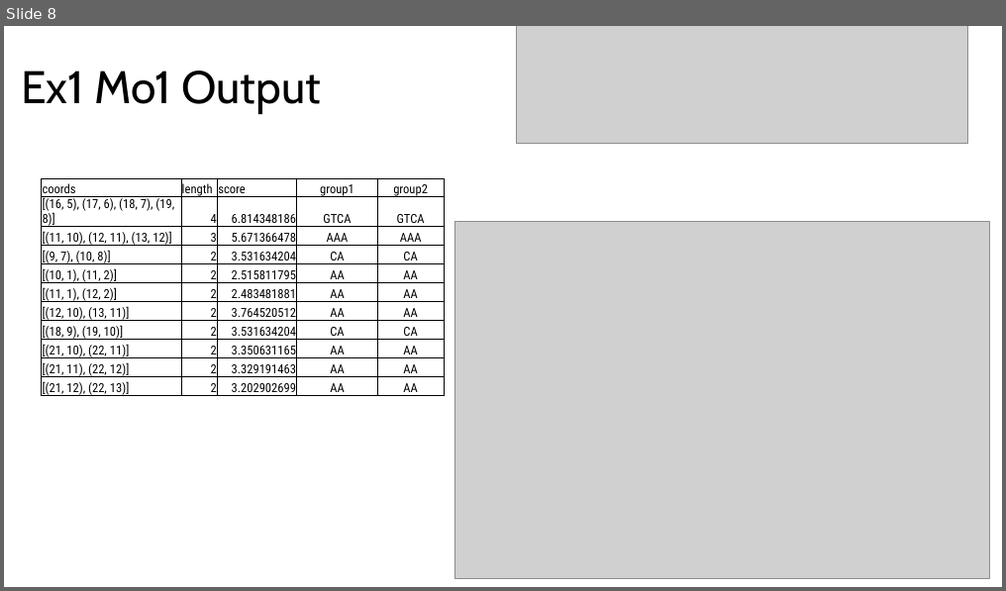
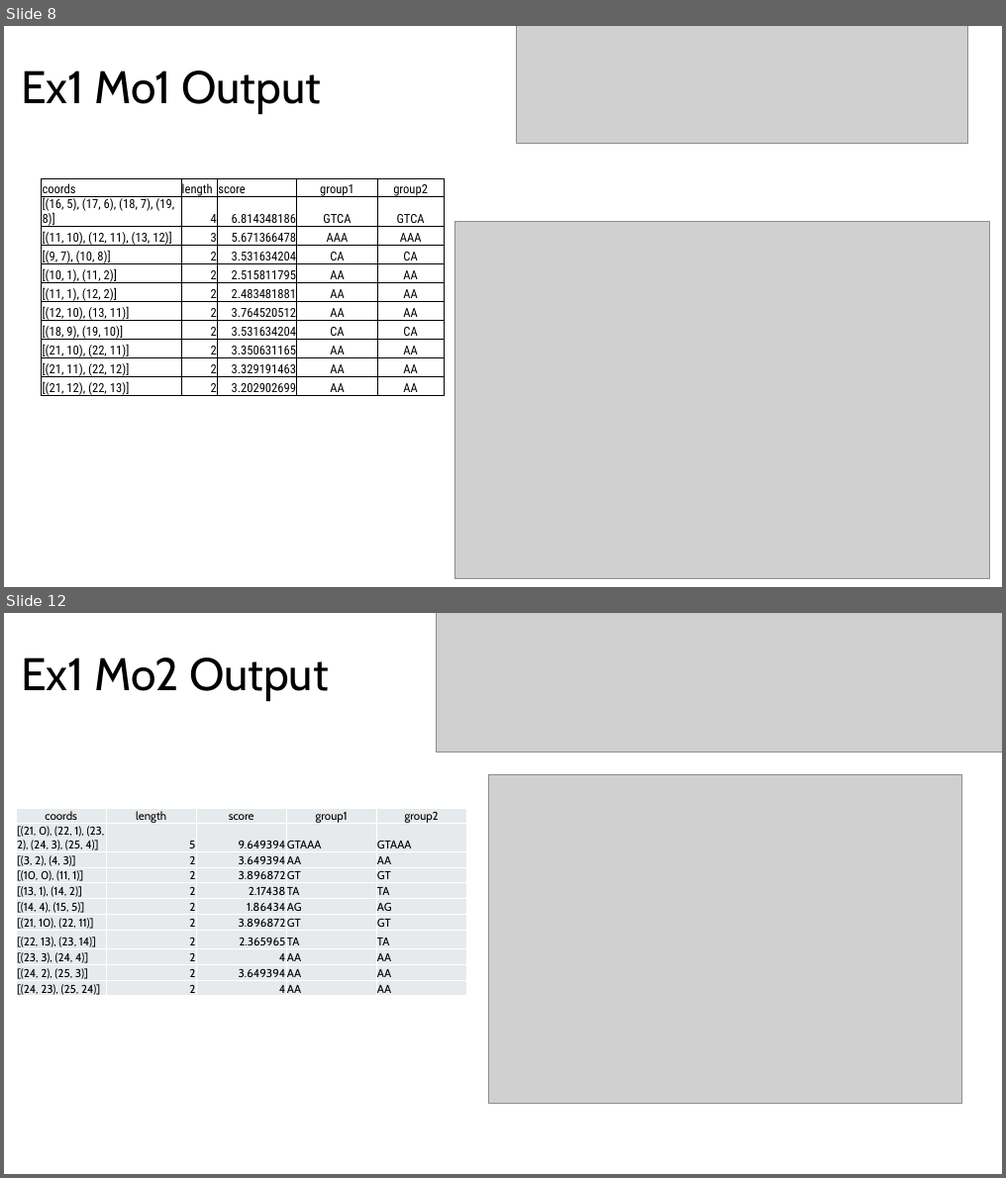
Before and after one commit to eshin21/drippy, a slide deck: Presentations/May Motif Gallery.pptx. Shown one above the other, each under a label of ours: slide 8 before the commit, slides 8 and 12 after it; the slides between them are not shown. The pictures are 1006x591 and 1006x1178 pixels, drawn with LibreOffice and Linux fonts; fonts in the diff are those of the drawing; grey boxes stand for pictures. Boxes give left, top, right and bottom in pixels: in the first picture for what was removed or moved away, otherwise in the second. Text is boxed around its words. In the diff, an @@ line names an element or a change of style, - is before the commit and + after.

```diff
--- a/Presentations/May Motif Gallery.pptx
+++ b/Presentations/May Motif Gallery.pptx
@@ slide 12 added at (4, 613, 1002, 1174), background #FFFFFF @@
@@ picture added at (437, 613, 1002, 753) @@
@@ title added at (21, 658, 329, 701), 44 pt, text #000000 @@
+Ex1 Mo2 Output
@@ picture added at (489, 774, 962, 1103) @@
@@ table added at (16, 808, 465, 1009), 11 rows, 5 columns @@
+coords | length | score | group1 | group2
+[(21, 0), (22, 1), (23, 2), (24, 3), (25, 4)] | 5 | 9.649394 | GTAAA | GTAAA
+[(3, 2), (4, 3)] | 2 | 3.649394 | AA | AA
+[(10, 0), (11, 1)] | 2 | 3.896872 | GT | GT
+[(13, 1), (14, 2)] | 2 | 2.17438 | TA | TA
+[(14, 4), (15, 5)] | 2 | 1.86434 | AG | AG
+[(21, 10), (22, 11)] | 2 | 3.896872 | GT | GT
+[(22, 13), (23, 14)] | 2 | 2.365965 | TA | TA
+[(23, 3), (24, 4)] | 2 | 4 | AA | AA
+[(24, 2), (25, 3)] | 2 | 3.649394 | AA | AA
+[(24, 23), (25, 24)] | 2 | 4 | AA | AA
```
Also in this commit, not shown: 8 slides changed, 9 other slides added, 43 other files.
